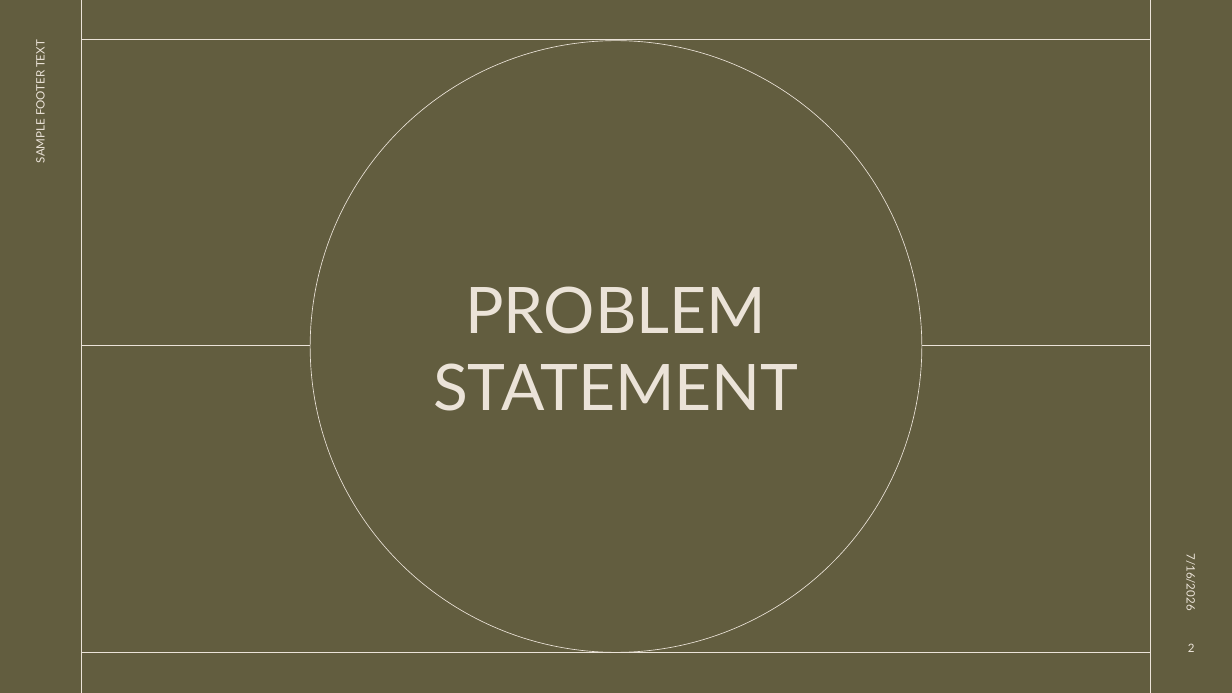
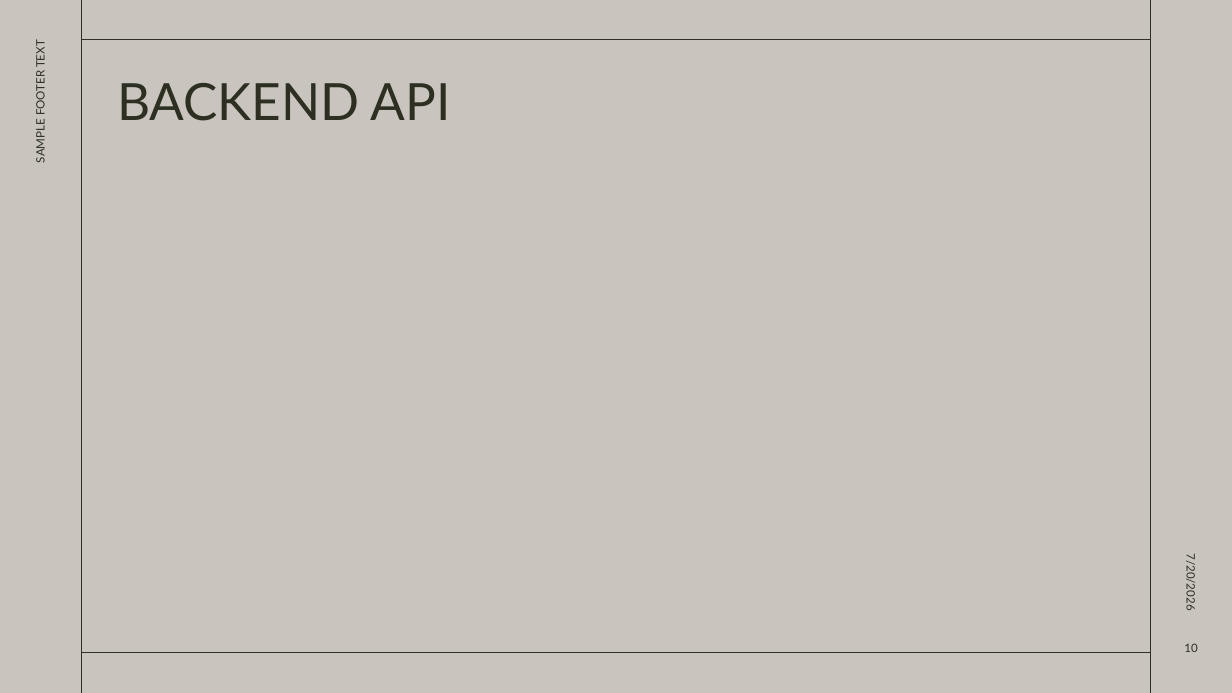
Before and after one commit to cucucumber789-svg/EGT307_T2_Bacon, a slide deck: slide 10 of EGT307 PRESENTATION.pptx (slide 2 before the commit). Drawn at 1232x693 pixels with LibreOffice and Linux fonts; fonts in the diff are those of the drawing. Boxes give left, top, right and bottom in pixels: in the first picture for what was removed or moved away, otherwise in the second. Text is boxed around its words. In the diff, an @@ line names an element or a change of style, - is before the commit and + after.

```diff
--- a/EGT307 PRESENTATION.pptx
+++ b/EGT307 PRESENTATION.pptx
@@ background #625D3F to #C9C4BE @@
@@ line (81, 0) - (81, 693): stroke #EBE3D8 0.5 pt to #2C2F21 0.5 pt @@
@@ line (1151, 0) - (1151, 693): stroke #EBE3D8 0.5 pt to #2C2F21 0.5 pt @@
@@ text "SAMPLE FOOTER TEXT" at (33,42,47,162): text colour #EBE3D8 to #2C2F21 @@
@@ line (81, 40) - (1151, 40): stroke #EBE3D8 0.5 pt to #2C2F21 0.5 pt @@
@@ ellipse removed at (311,41,922,653) @@
@@ title added at (117,83,451,121), 40 pt, text #2C2F21 @@
+BACKEND API
@@ title removed at (433,286,798,411) @@
-PROBLEM STATEMENT
@@ line removed from (81, 346) to (311, 346) @@
@@ line removed from (922, 346) to (1152, 346) @@
@@ text at (1184,558,1198,609): text changed; text colour #EBE3D8 to #2C2F21 @@
-7/16/2026
+7/20/2026
@@ line (81, 653) - (1151, 653): stroke #EBE3D8 0.5 pt to #2C2F21 0.5 pt @@
@@ page number at (1184,643,1197,652): text changed; text colour #EBE3D8 to #2C2F21 @@
-2
+10
```
Also in this commit, not shown: 9 other slides changed, 6 slides added.
